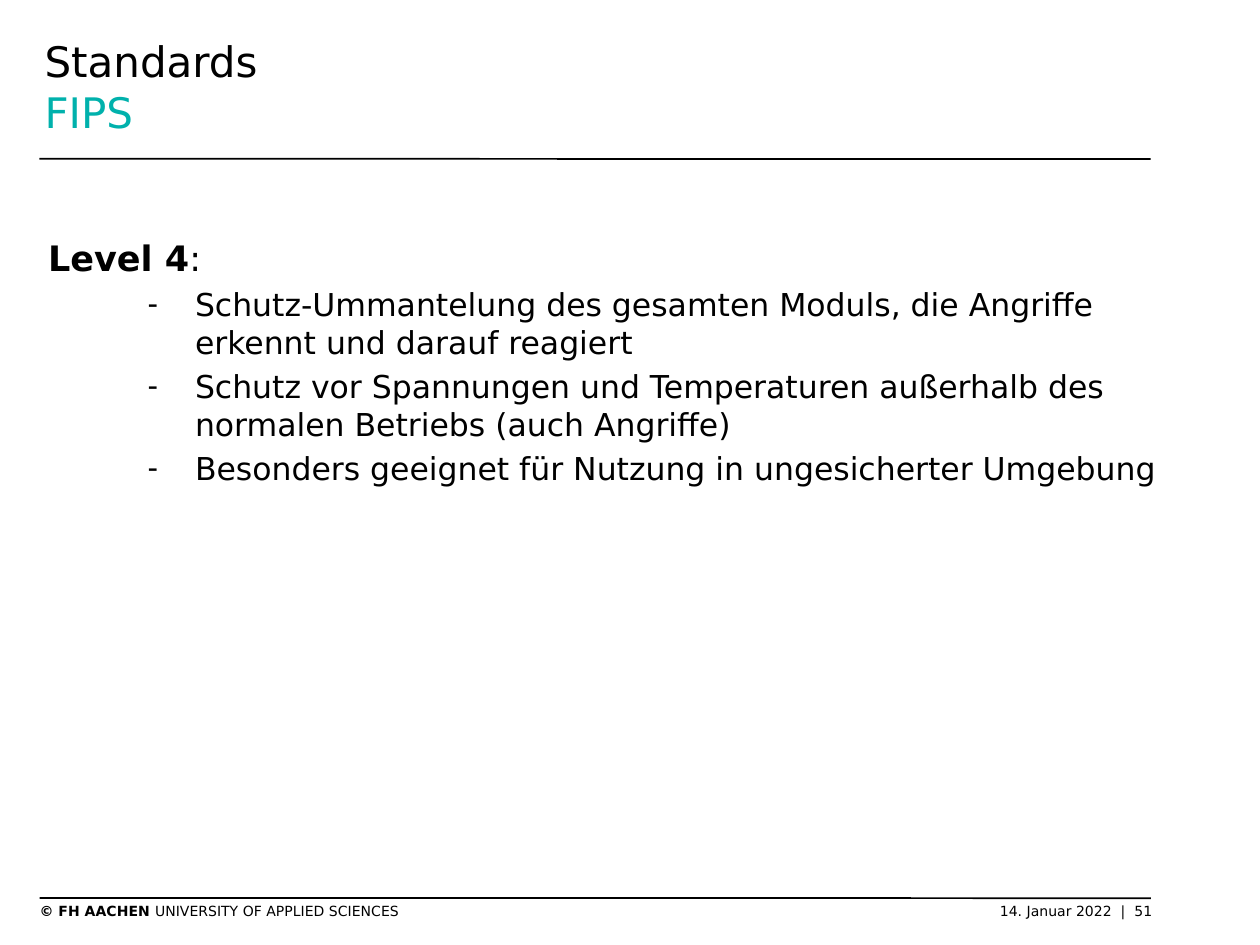
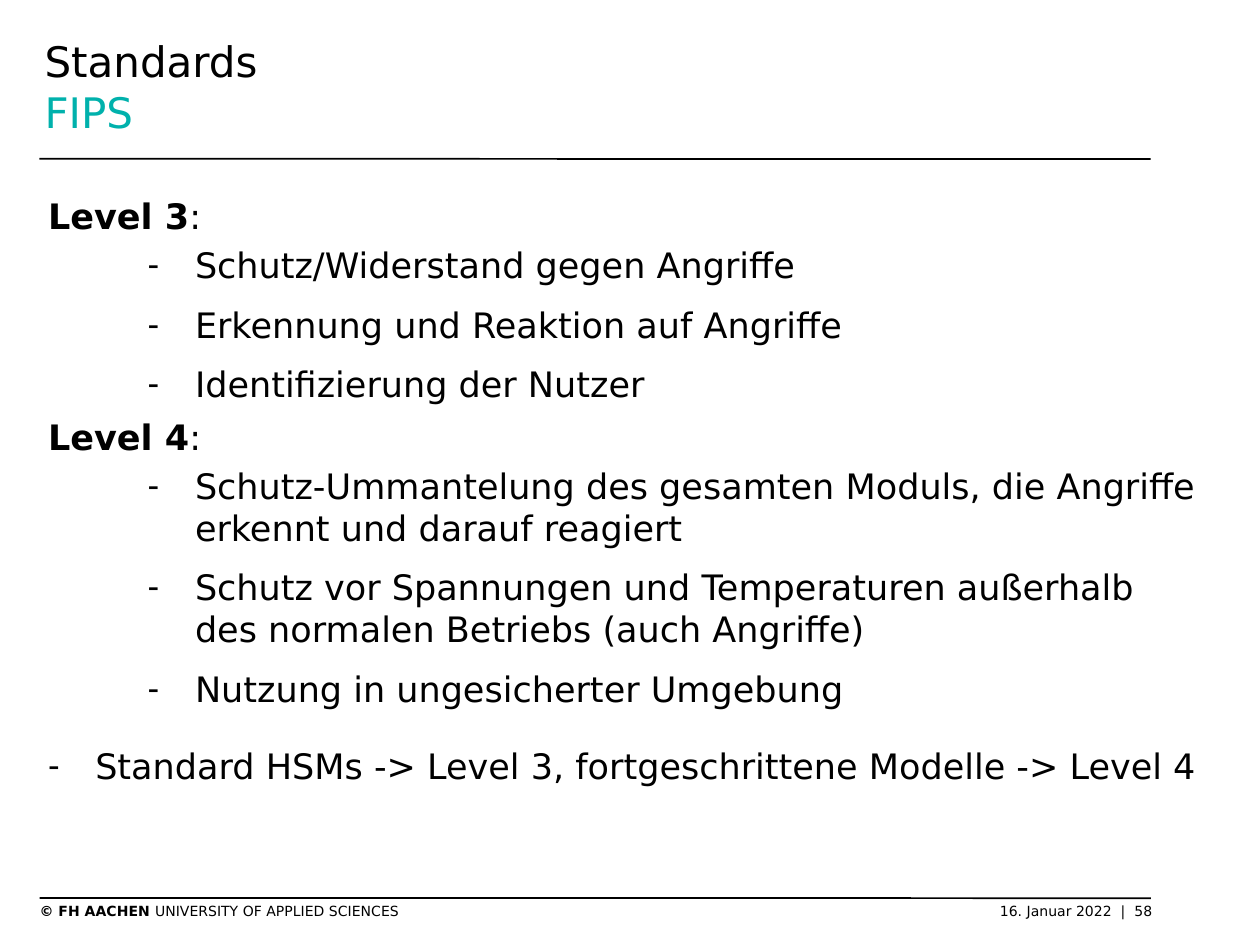
Before and after one commit to SchmickHub/Bachmann---Dahlhaus, a slide deck: slide 58 of Seitenkanal und HSM Folien.pptx (slide 51 before the commit). Drawn at 1260x945 pixels with LibreOffice and Linux fonts; fonts in the diff are those of the drawing; background and template pictures are left out. Boxes give left, top, right and bottom in pixels: in the first picture for what was removed or moved away, otherwise in the second. Text is boxed around its words. In the diff, an @@ line names an element or a change of style, - is before the commit and + after.

```diff
--- a/Seitenkanal und HSM Folien.pptx
+++ b/Seitenkanal und HSM Folien.pptx
@@ text at (48, 202, 842, 405): paragraphs added @@
+Level 3:
+    – Schutz/Widerstand gegen Angriffe
+    – Erkennung und Reaktion auf Angriffe
+    – Identifizierung der Nutzer
@@ text at (195, 472, 1195, 650): size 18 to 20 pt in "Schutz-Ummantelung des gesamten Moduls, die Angriffe erkennt ...", "Schutz vor Spannungen und Temperaturen außerhalb des ..."; more space between paragraphs @@
@@ text at (95, 675, 1195, 787): text changed; size 18 to 20 pt @@
-    – Besonders geeignet für Nutzung in ungesicherter Umgebung
+    – Nutzung in ungesicherter Umgebung
+  – Standard HSMs -> Level 3, fortgeschrittene Modelle -> Level 4
@@ text at (58, 905, 1152, 919): text changed @@
-© FH AACHEN UNIVERSITY OF APPLIED SCIENCES 14. Januar 2022 | 51
+© FH AACHEN UNIVERSITY OF APPLIED SCIENCES 16. Januar 2022 | 58
```
Also in this commit, not shown: 20 other slides changed, 8 slides added, 2 slides removed, 5 other files.
